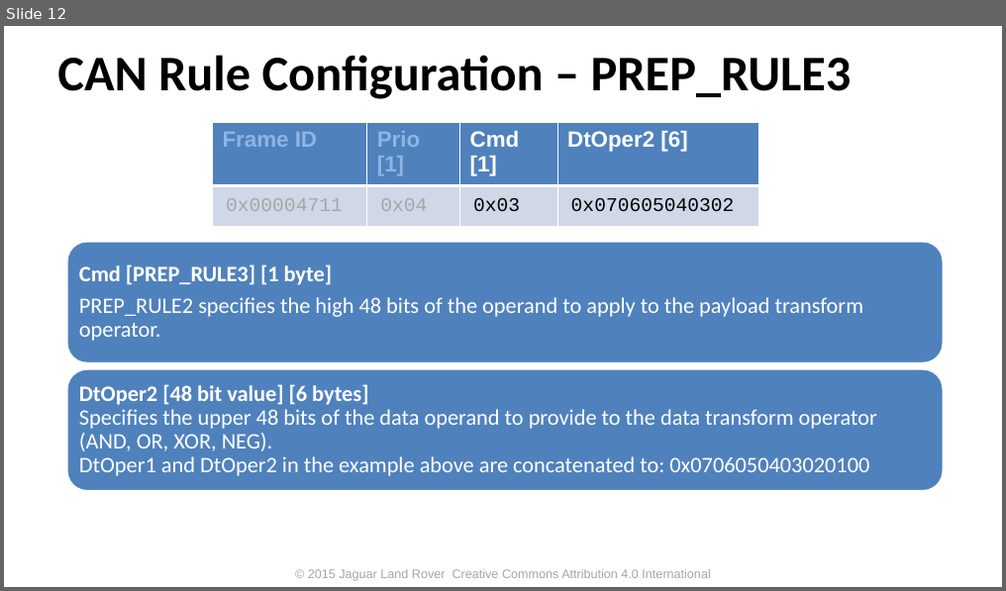
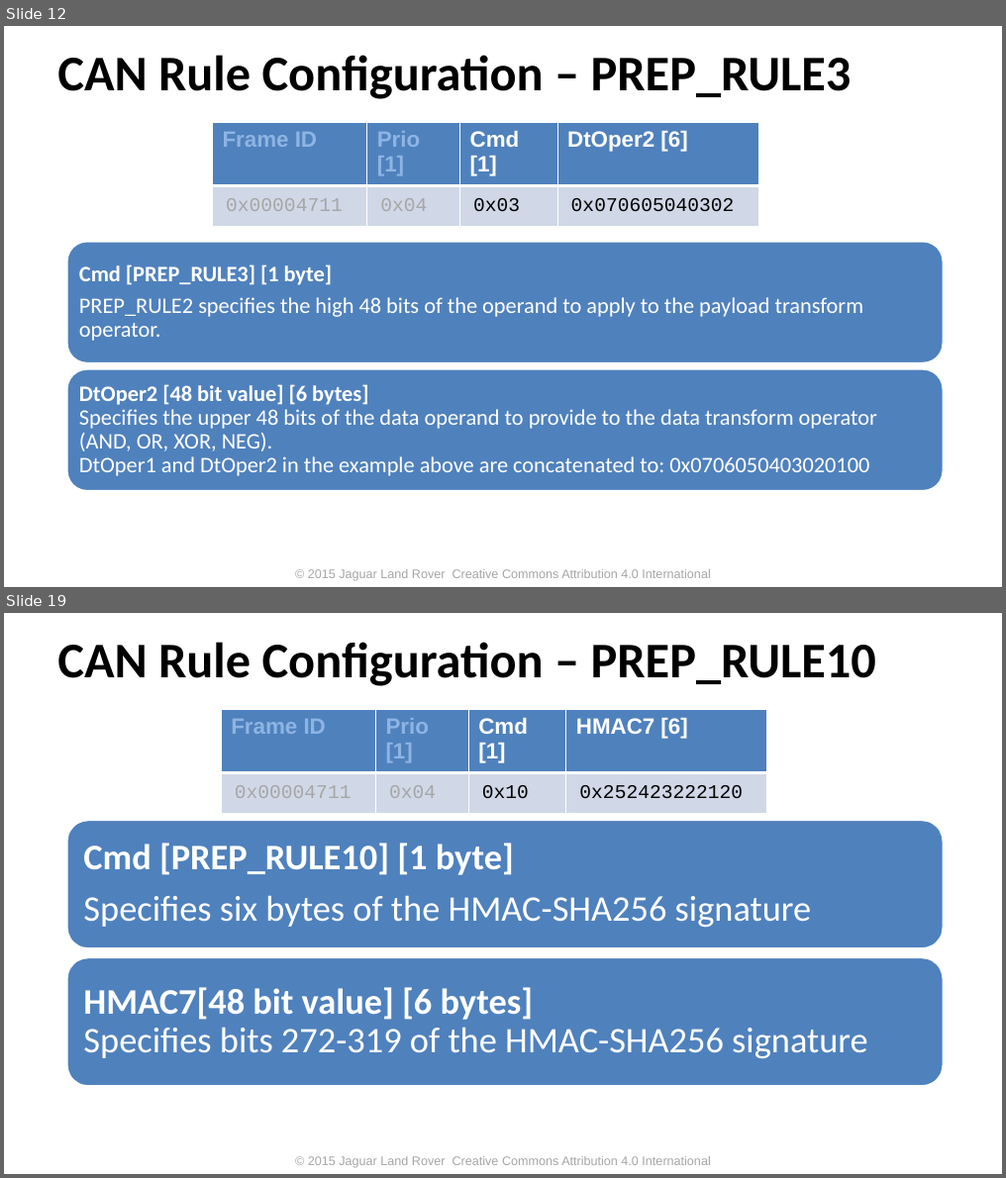
Before and after one commit to PDXostc/canfw, a slide deck: doc/CAN Firewall.pptx. Shown one above the other, each under a label of ours: slide 12 before the commit, slides 12 and 19 after it; the slides between them are not shown. The pictures are 1006x591 and 1006x1178 pixels, drawn with LibreOffice and Linux fonts; fonts in the diff are those of the drawing; background and template pictures are left out. Boxes give left, top, right and bottom in pixels: in the first picture for what was removed or moved away, otherwise in the second. Text is boxed around its words. In the diff, an @@ line names an element or a change of style, - is before the commit and + after.

Commit message:
Modified with HMAC-SHA256 signature

```diff
--- a/doc/CAN Firewall.pptx
+++ b/doc/CAN Firewall.pptx
@@ slide 19 added at (4, 613, 1002, 1174), background #FFFFFF; not listed: 1 template element that a slide beside it also shows @@
@@ text added at (57, 642, 876, 686), 36 pt, text #000000, bold @@
+CAN Rule Configuration – PREP_RULE10
@@ table added at (222, 710, 768, 803), 2 rows, 4 columns @@
+Frame ID | Prio [1] | Cmd [1] | HMAC7 [6]
+0x00004711 | 0x04 | 0x10 | 0x252423222120
@@ group added at (67, 820, 944, 1087): 2 rounded rectangles, 2 texts @@
+Cmd [PREP_RULE10] [1 byte]
+Specifies six bytes of the HMAC-SHA256 signature
+HMAC7[48 bit value] [6 bytes]
+Specifies bits 272-319 of the HMAC-SHA256 signature
```
Also in this commit, not shown: 7 slides changed, 3 other slides added, 1 other file.
